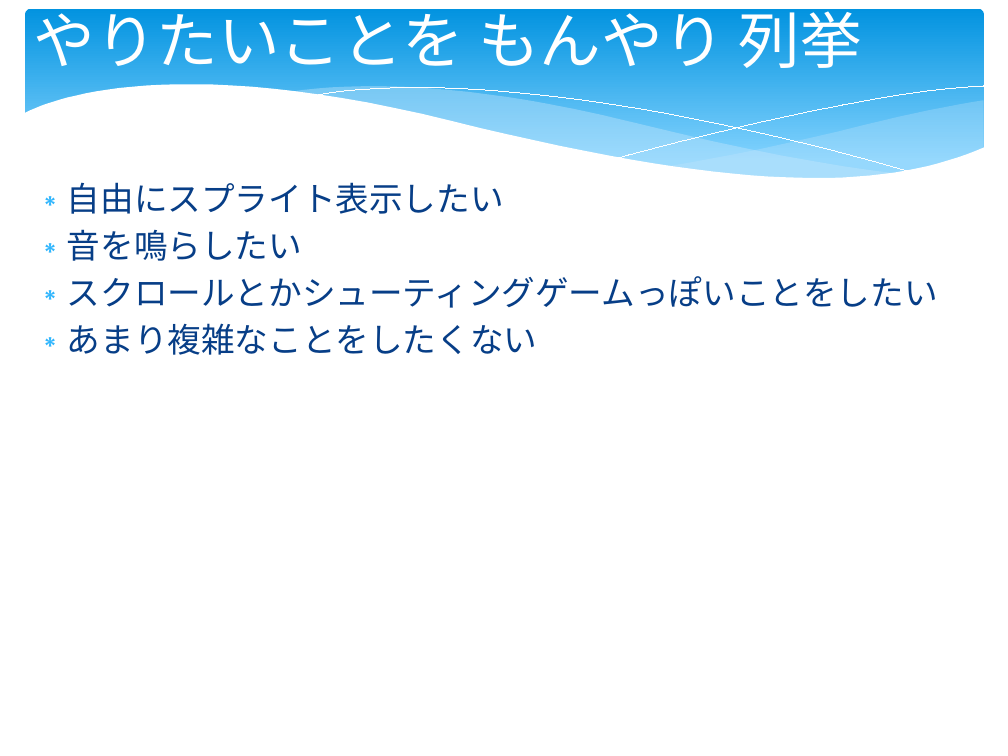
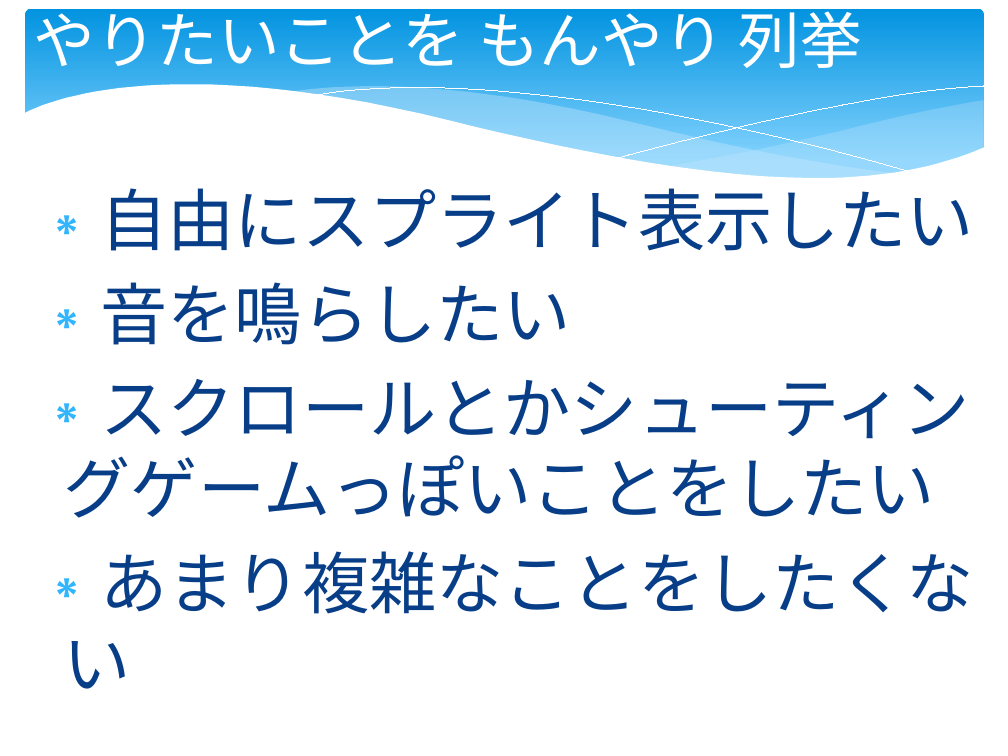
Before and after one commit to kaitas/ShiraiLabOpen, a slide deck: slide 9 of GamePro/GameEngine/GamePro20150628.pptx (slide 8 before the commit). Drawn at 1008x756 pixels with LibreOffice and Linux fonts; fonts in the diff are those of the drawing; background and template pictures are left out. Boxes give left, top, right and bottom in pixels: in the first picture for what was removed or moved away, otherwise in the second. Text is boxed around its words. In the diff, an @@ line names an element or a change of style, - is before the commit and + after.

```diff
--- a/GamePro/GameEngine/GamePro20150628.pptx
+++ b/GamePro/GameEngine/GamePro20150628.pptx
@@ text "自由にスプライト表示したい" at (x1=64, y1=176, x2=974, y2=689): size 24 to 48 pt, font Cabin to Noto Sans CJK JP; more space between paragraphs @@
```
Also in this commit, not shown: 6 other slides changed, 2 slides added, 1 slide removed, 1 other file.
